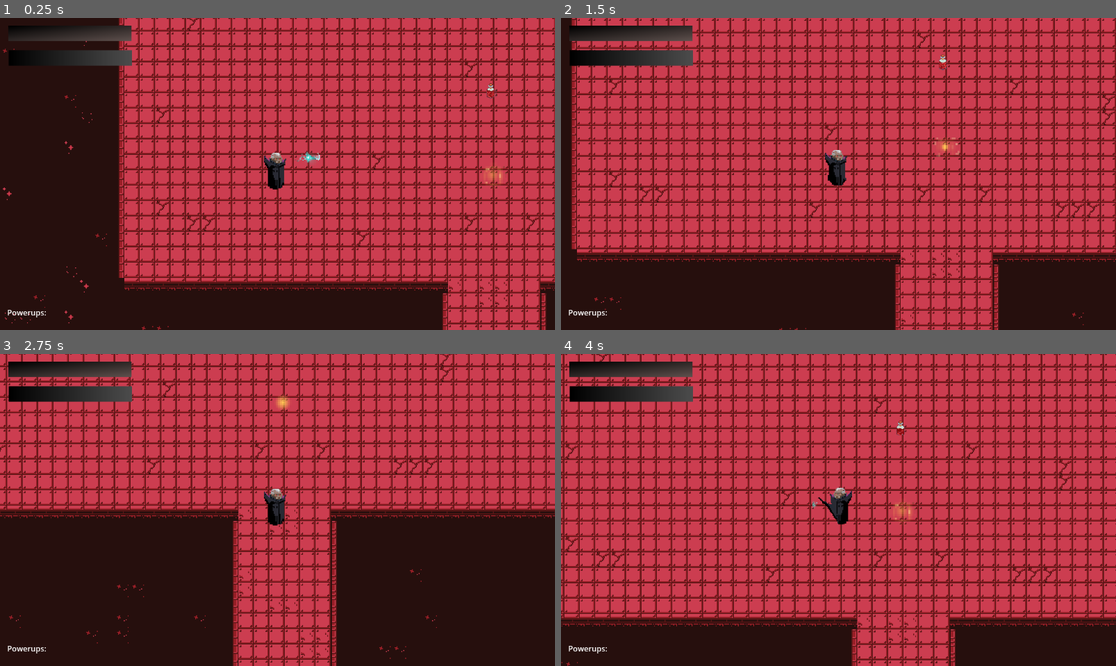
Above: before the commit, frames 1-4 (two rows, left to right).
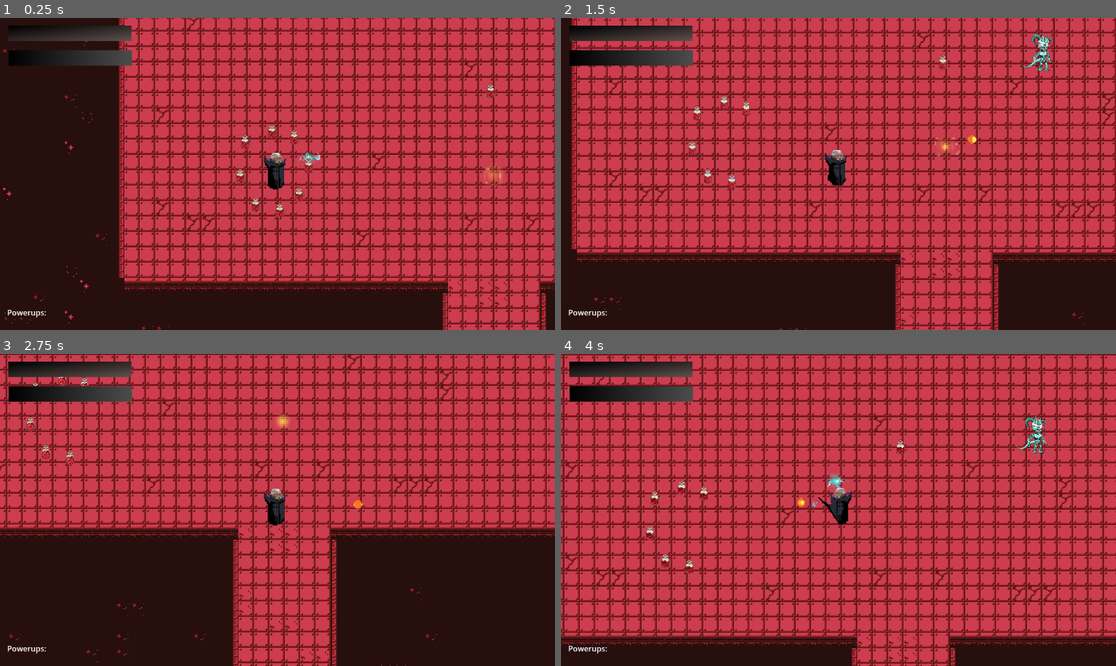
Above: after the commit, the same moments.

Repository: brianxiaodev/bloodmoon
Game: Godot game, scene res://scenes/level_2.tscn
The game is run twice, just before and just after one commit, with the same random seed, the same clock (stepped at 60 frames per second) and the same inputs. This scene is started directly instead of the project's main scene.
Inputs:
- Up to frame 1 (0.25 s): no input
- Up to frame 2 (1.5 s): tap Enter (ui_accept) at 0.5, 0.77 s; hold Right (ui_right) 0.53-1.28 s; hold Shift (dash) 0.53-1.28 s; tap Space (shoot) at 0.8, 1.35 s; hold Down (ui_down) from 1.28 s (still down)
- Up to frame 3 (2.75 s): tap Enter (ui_accept) at 1.52 s; tap Shift (dash) at 1.55 s; release Down (ui_down) at 2.03 s; hold Right (ui_right) from 2.03 s (still down); hold Shift (dash) from 2.03 s (still down); tap Space (shoot) at 2.3 s
- Up to frame 4 (4 s): release Right (ui_right) at 2.78 s; release Shift (dash) at 2.78 s; hold Up (ui_up) 2.78-3.53 s; tap Space (shoot) at 2.85, 3.8 s; tap Enter (ui_accept) at 3.02, 3.77 s; tap Shift (dash) at 3.05 s; hold Left (ui_left) from 3.53 s (still down); hold Z (stealth) from 3.53 s (still down)

The runs differ from the first frame. In frame 1, 0.5% of the frame differs, in the area x 42-57%, y 33-65%; in frame 2, 0.6%; in frame 3, 26%; in frame 4, 35%, in the area x 0-100%, y 0-100%.
Error before the commit: Attempt to call function 'update_powerup_display' in base 'null instance' on a null instance. (res://scripts/item.gd:26)
Error after the commit: Invalid assignment of property or key 'text' with value of type 'String' on a base object of type 'Nil'. (res://scenes/ui.gd:14)

Commit message:
level2 is kinda working

Diff:
--- a/scenes/level_2.tscn
+++ b/scenes/level_2.tscn
@@ -1,14 +1,15 @@
-[gd_scene load_steps=15 format=4 uid="uid://ddda0gc2vxlm5"]
+[gd_scene load_steps=16 format=4 uid="uid://ddda0gc2vxlm5"]
 
 [ext_resource type="Texture2D" uid="uid://casivbtbpv43m" path="res://assets/spaceship/RetroSpaceHell_PNG.png" id="1_3bmlt"]
+[ext_resource type="Script" uid="uid://bkexqhv32di1a" path="res://scripts/main.gd" id="1_g2hoc"]
 [ext_resource type="PackedScene" uid="uid://c5ikb3enwxmpq" path="res://scenes/vampire.tscn" id="2_172wr"]
 [ext_resource type="Script" uid="uid://bipf87ovg1unt" path="res://scripts/bullet_manager.gd" id="3_g2hoc"]
 [ext_resource type="PackedScene" uid="uid://c4u3h3tqj5sn8" path="res://scenes/bullet.tscn" id="4_fldb1"]
 [ext_resource type="PackedScene" uid="uid://bom6v6ykibptf" path="res://scenes/item.tscn" id="5_guvtl"]
 [ext_resource type="PackedScene" uid="uid://ciwhn70ef8waw" path="res://scenes/bats.tscn" id="6_igmy8"]
+[ext_resource type="Script" uid="uid://gk6bedoyot01" path="res://scripts/level2_scripts/item_level2.gd" id="7_fldb1"]
 [ext_resource type="PackedScene" uid="uid://q5jk6nid3ipf" path="res://scenes/health.tscn" id="7_wdtqu"]
 [ext_resource type="PackedScene" uid="uid://dfyumq44xaxsu" path="res://scenes/ui.tscn" id="8_7qsfm"]
-[ext_resource type="Script" uid="uid://cddyqtwwyroqx" path="res://scripts/ui.gd" id="9_bv48q"]
 [ext_resource type="PackedScene" uid="uid://cgrps2fgm3jxq" path="res://scenes/healthpotion.tscn" id="10_k22d5"]
 [ext_resource type="PackedScene" uid="uid://4y67635ci7ss" path="res://scenes/enemy.tscn" id="11_k6a82"]
 [ext_resource type="PackedScene" uid="uid://b3ald5ngtdkny" path="res://scenes/door.tscn" id="12_1sb0y"]
@@ -16,25 +17,37 @@
 [sub_resource type="TileSetAtlasSource" id="TileSetAtlasSource_jm1iu"]
 texture = ExtResource("1_3bmlt")
 0:0/0 = 0
+0:0/0/physics_layer_0/polygon_0/points = PackedVector2Array(-8, -8, 8, -8, 8, 8, -8, 8)
 1:0/0 = 0
+1:0/0/physics_layer_0/polygon_0/points = PackedVector2Array(-8, -8, 8, -8, 8, 8, -8, 8)
 2:0/0 = 0
+2:0/0/physics_layer_0/polygon_0/points = PackedVector2Array(-8, -8, 8, -8, 8, 8, -8, 8)
 3:0/0 = 0
+3:0/0/physics_layer_0/polygon_0/points = PackedVector2Array(-8, -8, 8, -8, 8, 8, -8, 8)
 4:0/0 = 0
 5:0/0 = 0
 6:0/0 = 0
+6:0/0/physics_layer_0/polygon_0/points = PackedVector2Array(-8, -8, 8, -8, 8, 8, -8, 8)
 7:0/0 = 0
 8:0/0 = 0
+8:0/0/physics_layer_0/polygon_0/points = PackedVector2Array(-8, -8, 8, -8, 8, 8, -8, 8)
 9:0/0 = 0
+9:0/0/physics_layer_0/polygon_0/points = PackedVector2Array(-8, -8, 8, -8, 8, 8, -8, 8)
 10:0/0 = 0
 11:0/0 = 0
 12:0/0 = 0
 13:0/0 = 0
 0:1/0 = 0
+0:1/0/physics_layer_0/polygon_0/points = PackedVector2Array(-8, -8, 8, -8, 8, 8, -8, 8)
 1:1/0 = 0
 2:1/0 = 0
+2:1/0/physics_layer_0/polygon_0/points = PackedVector2Array(-8, -8, 8, -8, 8, 8, -8, 8)
 3:1/0 = 0
+3:1/0/physics_layer_0/polygon_0/points = PackedVector2Array(-8, -8, 8, -8, 8, 8, -8, 8)
 4:1/0 = 0
+4:1/0/physics_layer_0/polygon_0/points = PackedVector2Array(-8, -8, 8, -8, 8, 8, -8, 8)
 5:1/0 = 0
+5:1/0/physics_layer_0/polygon_0/points = PackedVector2Array(-8, -8, 8, -8, 8, 8, -8, 8)
 6:1/0 = 0
 7:1/0 = 0
 8:1/0 = 0
@@ -44,9 +57,11 @@
 12:1/0 = 0
 13:1/0 = 0
 0:2/0 = 0
+0:2/0/physics_layer_0/polygon_0/points = PackedVector2Array(-8, -8, 8, -8, 8, 8, -8, 8)
 1:2/0 = 0
 2:2/0 = 0
 3:2/0 = 0
+3:2/0/physics_layer_0/polygon_0/points = PackedVector2Array(-8, -8, 8, -8, 8, 8, -8, 8)
 4:2/0 = 0
 5:2/0 = 0
 6:2/0 = 0
@@ -58,9 +73,13 @@
 12:2/0 = 0
 13:2/0 = 0
 0:3/0 = 0
+0:3/0/physics_layer_0/polygon_0/points = PackedVector2Array(-8, -8, 8, -8, 8, 8, -8, 8)
 1:3/0 = 0
+1:3/0/physics_layer_0/polygon_0/points = PackedVector2Array(-8, -8, 8, -8, 8, 8, -8, 8)
 2:3/0 = 0
+2:3/0/physics_layer_0/polygon_0/points = PackedVector2Array(-8, -8, 8, -8, 8, 8, -8, 8)
 3:3/0 = 0
+3:3/0/physics_layer_0/polygon_0/points = PackedVector2Array(-8, -8, 8, -8, 8, 8, -8, 8)
 4:3/0 = 0
 5:3/0 = 0
 6:3/0 = 0
@@ -88,12 +107,19 @@
 0:5/0 = 0
 1:5/0 = 0
 2:5/0 = 0
+2:5/0/physics_layer_0/polygon_0/points = PackedVector2Array(-8, -8, 8, -8, 8, 8, -8, 8)
 3:5/0 = 0
+3:5/0/physics_layer_0/polygon_0/points = PackedVector2Array(-8, -8, 8, -8, 8, 8, -8, 8)
 4:5/0 = 0
+4:5/0/physics_layer_0/polygon_0/points = PackedVector2Array(-8, -8, 8, -8, 8, 8, -8, 8)
 5:5/0 = 0
+5:5/0/physics_layer_0/polygon_0/points = PackedVector2Array(-8, -8, 8, -8, 8, 8, -8, 8)
 6:5/0 = 0
+6:5/0/physics_layer_0/polygon_0/points = PackedVector2Array(-8, -8, 8, -8, 8, 8, -8, 8)
 7:5/0 = 0
+7:5/0/physics_layer_0/polygon_0/points = PackedVector2Array(-8, -8, 8, -8, 8, 8, -8, 8)
 8:5/0 = 0
+8:5/0/physics_layer_0/polygon_0/points = PackedVector2Array(-8, -8, 8, -8, 8, 8, -8, 8)
 9:5/0 = 0
 10:5/0 = 0
 11:5/0 = 0
@@ -128,9 +154,12 @@
 13:7/0 = 0
 
 [sub_resource type="TileSet" id="TileSet_pbc48"]
+physics_layer_0/collision_layer = 1
+physics_layer_0/collision_mask = 14
 sources/0 = SubResource("TileSetAtlasSource_jm1iu")
 
 [node name="Level2" type="Node2D"]
+script = ExtResource("1_g2hoc")
 
 [node name="AlienBase" type="TileMapLayer" parent="."]
 tile_map_data = PackedByteArray("AADf//X/AAACAAIAAADf//b/AAACAAIAAADf//f/AAACAAIAAADf//j/AAACAAIAAADg//X/AAACAAIAAADg// …(154480 unchanged characters)…
@@ -150,34 +179,69 @@
 
 [node name="Item7" parent="." instance=ExtResource("5_guvtl")]
 position = Vector2(1197, -196)
+script = ExtResource("7_fldb1")
 
 [node name="Item6" parent="." instance=ExtResource("5_guvtl")]
 position = Vector2(72, 387)
+script = ExtResource("7_fldb1")
 
 [node name="Item5" parent="." instance=ExtResource("5_guvtl")]
 position = Vector2(-508, 336)
+script = ExtResource("7_fldb1")
 
 [node name="Item4" parent="." instance=ExtResource("5_guvtl")]
 position = Vector2(332, -268)
+script = ExtResource("7_fldb1")
 
 [node name="Item3" parent="." instance=ExtResource("5_guvtl")]
 position = Vector2(537, 414)
+script = ExtResource("7_fldb1")
 
 [node name="Item2" parent="." instance=ExtResource("5_guvtl")]
 position = Vector2(-193, -186)
+script = ExtResource("7_fldb1")
 
 [node name="Item" parent="." instance=ExtResource("5_guvtl")]
 position = Vector2(192, -333)
+script = ExtResource("7_fldb1")
 
 [node name="Bats" parent="." instance=ExtResource("6_igmy8")]
-visible = false
-position = Vector2(-519, -191)
+position = Vector2(-769, -215)
 collision_mask = 5
 
+[node name="Enemy" parent="." instance=ExtResource("11_k6a82")]
+position = Vector2(135, -186)
+
+[node name="Enemy2" parent="." instance=ExtResource("11_k6a82")]
+position = Vector2(-96, -274)
+
+[node name="UI" parent="." instance=ExtResource("8_7qsfm")]
+
 [node name="Health" parent="." instance=ExtResource("7_wdtqu")]
 
-[node name="UI" parent="." instance=ExtResource("8_7qsfm")]
-script = ExtResource("9_bv48q")
+[node name="Healthpotion14" parent="." instance=ExtResource("10_k22d5")]
+position = Vector2(-450, -221)
+
+[node name="Healthpotion13" parent="." instance=ExtResource("10_k22d5")]
+position = Vector2(-455, -185)
+
+[node name="Healthpotion12" parent="." instance=ExtResource("10_k22d5")]
+position = Vector2(-439, -156)
+
+[node name="Healthpotion11" parent="." instance=ExtResource("10_k22d5")]
+position = Vector2(-414, -150)
+
+[node name="Healthpotion10" parent="." instance=ExtResource("10_k22d5")]
+position = Vector2(-394, -166)
+
+[node name="Healthpotion9" parent="." instance=ExtResource("10_k22d5")]
+position = Vector2(-384, -196)
+
+[node name="Healthpotion8" parent="." instance=ExtResource("10_k22d5")]
+position = Vector2(-399, -226)
+
+[node name="Healthpotion7" parent="." instance=ExtResource("10_k22d5")]
+position = Vector2(-422, -232)
 
 [node name="Healthpotion4" parent="." instance=ExtResource("10_k22d5")]
 position = Vector2(749, 313)
@@ -191,35 +255,6 @@
 [node name="Healthpotion" parent="." instance=ExtResource("10_k22d5")]
 position = Vector2(-195, -274)
 
-[node name="Enemy" parent="." instance=ExtResource("11_k6a82")]
-position = Vector2(695, 337)
-
-[node name="Enemy5" parent="." instance=ExtResource("11_k6a82")]
-position = Vector2(830, 48)
-scale = Vector2(5.0625, 5.0625)
-
-[node name="Enemy4" parent="." instance=ExtResource("11_k6a82")]
-position = Vector2(382, 306)
-scale = Vector2(3.375, 3.375)
-
-[node name="Enemy3" parent="." instance=ExtResource("11_k6a82")]
-position = Vector2(-375, 293)
-scale = Vector2(2.25, 2.25)
-
-[node name="Enemy7" parent="." instance=ExtResource("11_k6a82")]
-position = Vector2(1082, 279)
-scale = Vector2(2.25, 2.25)
-
-[node name="Enemy8" parent="." instance=ExtResource("11_k6a82")]
-position = Vector2(1208, 63)
-scale = Vector2(2.25, 2.25)
-
-[node name="Enemy6" parent="." instance=ExtResource("11_k6a82")]
-position = Vector2(-34, 290)
-
-[node name="Enemy6" parent="Enemy6" instance=ExtResource("11_k6a82")]
-position = Vector2(152, -324.667)
-
 [node name="Healthpotion6" parent="." instance=ExtResource("10_k22d5")]
 position = Vector2(-526, 398)
 
--- /dev/null
+++ b/scripts/level2_scripts/enemy_level2.gd
@@ -0,0 +1,112 @@
+extends CharacterBody2D
+class_name Enemy_Level2
+
+@export var Bullet: PackedScene
+@export var fire_rate   : float = 0.8
+
+@onready var attack_spawn_point = $AnimatedSprite2D/AttackSpawnPoint
+@onready var attack_direction = $AnimatedSprite2D/AttackDirection
+@onready var health_stat = $Health
+@onready var ai = $AI
+@onready var shooting_timer = $ShootingTimer
+
+
+@onready var hurt_flash_timer = $HurtFlashTimer
+var is_hurt = false
+
+var is_dead : bool = false
+var original_scale = Vector2.ONE
+var player_in_zone = false
+
+func _ready() -> void:
+	#$PlayerDetectionZone.connect("body_entered", Callable(self, "_on_player_entered_zone"))
+	#ai.connect("state_changed", Callable(self, "_on_state_changed"))
+	#shooting_timer.timeout.connect(_on_shooting_timer_timeout)
+	$AnimatedSprite2D.play("idle")
+	original_scale = $AnimatedSprite2D.scale
+	ai.state_changed.connect(_on_state_changed)
+	shooting_timer.wait_time = fire_rate
+	shooting_timer.timeout.connect(_on_shooting_timer_timeout)
+
+func _on_state_changed(new_state: int) -> void:
+	if new_state == ai.State.ENGAGE:
+		shooting_timer.start()
+	else:
+		shooting_timer.stop()
+
+func _on_shooting_timer_timeout() -> void:
+	shoot()
+
+func shoot():
+	if is_dead:
+		return
+	$AnimatedSprite2D.animation = "shoot"
+	$AnimatedSprite2D.speed_scale = 2.5
+	$AnimatedSprite2D.play()
+	var bullet_instance = Bullet.instantiate()
+	bullet_instance.ignore_body = self
+	bullet_instance.animation_name = "enemyAttack"
+
+	if get_node("AI").target:
+		var player_pos = get_node("AI").target.global_position
+		var dir = (player_pos - attack_spawn_point.global_position).normalized()
+		get_parent().get_node("BulletManager").handle_bullet_spawned(bullet_instance, attack_spawn_point.global_position, dir)
+
+
+func handle_hit():
+	if is_dead:
+		return
+	health_stat.health -= 20
+	is_hurt = true
+	$AnimatedSprite2D.modulate = Color(1,0,0) #flash red
+	hurt_flash_timer.start()
+	print("Current health:", health_stat.health)
+	if health_stat.health <= 0:
+		die()
+		#$AnimatedSprite2D.animation = "dead"
+		#$AnimatedSprite2D.speed_scale = 2.5
+		#$AnimatedSprite2D.play()
+		##$AnimatedSprite2D.animation_finished.connect(queue_free)
+		#$AnimatedSprite2D.connect("animation_finished", Callable(self, "_on_death_animation_finished"))
+
+
+func die():
+	if is_dead:
+		return
+	is_dead = true
+	print("Enemy dying...")
+
+	# Stop shooting
+	shooting_timer.stop()
+
+	#disconnect ai process
+	ai.state_changed.disconnect(_on_state_changed)
+	ai.set_process(false)
+	ai.set_physics_process(false)
+
+	# Stop all animation conflicts
+	$AnimatedSprite2D.stop()
+	$AnimatedSprite2D.play("dead")
+
+
+
+func _on_animated_sprite_2d_frame_changed() -> void:
+	if $AnimatedSprite2D.animation == "dead":
+		var current_frame = $AnimatedSprite2D.frame
+		if current_frame >= 14 and current_frame <= 16:
+			$AnimatedSprite2D.scale = original_scale * 6
+		else:
+			$AnimatedSprite2D.scale = original_scale
+		if current_frame == $AnimatedSprite2D.sprite_frames.get_frame_count("dead") - 1:
+			queue_free()
+
+
+func _on_hurt_flash_timer_timeout() -> void:
+	is_hurt = false
+	$AnimatedSprite2D.modulate = Color(1,1,1)
+
+func _on_player_entered_zone():
+	player_in_zone = true
+
+func _on_player_exited_zone():
+	player_in_zone = false
--- /dev/null
+++ b/scripts/level2_scripts/item_level2.gd
@@ -0,0 +1,40 @@
+extends Area2D
+
+var item_type : int 	# different types of power ups; 1 - bats, 2 - shadow, 3 - dash
+
+# Called when the node enters the scene tree for the first time.
+func _ready() -> void:
+	# rn only have bats and dash bc shadow isn't setup yet
+	item_type = randi_range(0, 2)	# set to random powerup
+	$AnimatedSprite2D.play()
+	print("Item Ready!")
+
+# Called every frame. 'delta' is the elapsed time since the previous frame.
+func _process(delta: float) -> void:
+	pass
+
+
+func _on_body_entered(body: Node2D) -> void:
+	var main = get_tree().root.get_node("Level2")
+	#if item_type == 0:
+	if item_type == 0:
+		print("Bats")
+		if body.has_method("activate_bats"):
+			print("do we get here???")
+			body.activate_bats()
+		  # Adjust the path if different
+		main.update_powerup_display("Bats")
+	elif item_type == 1:
+		print("Shadow")
+		if body.has_method("activate_shadow"):
+			body.activate_shadow()
+		main.update_powerup_display("Shadow")
+	#elif item_type == 2:
+	elif item_type == 2:
+		print("Dash")
+		#body.boost()
+		if body.has_method("activate_dash"):
+			body.activate_dash()
+		main.update_powerup_display("Dash")
+	# delete item
+	queue_free()
Not shown, added: scripts/level2_scripts/enemy_level2.gd.uid
Not shown, added: scripts/level2_scripts/item_level2.gd.uid
